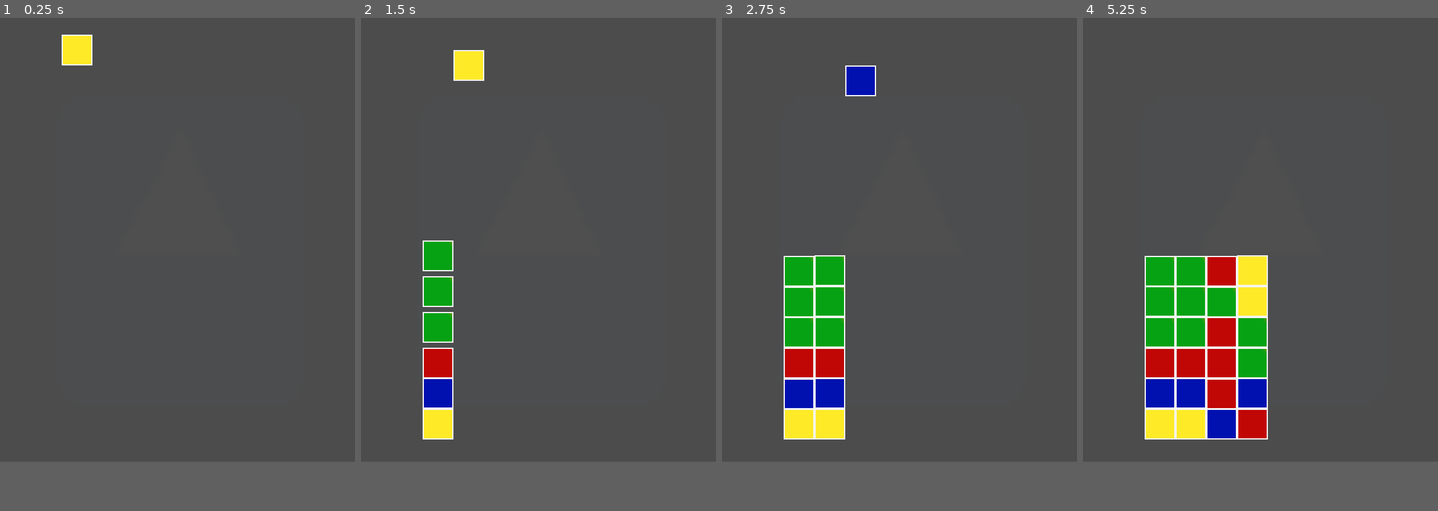
Above: before the commit, frames 1-4 (left to right).
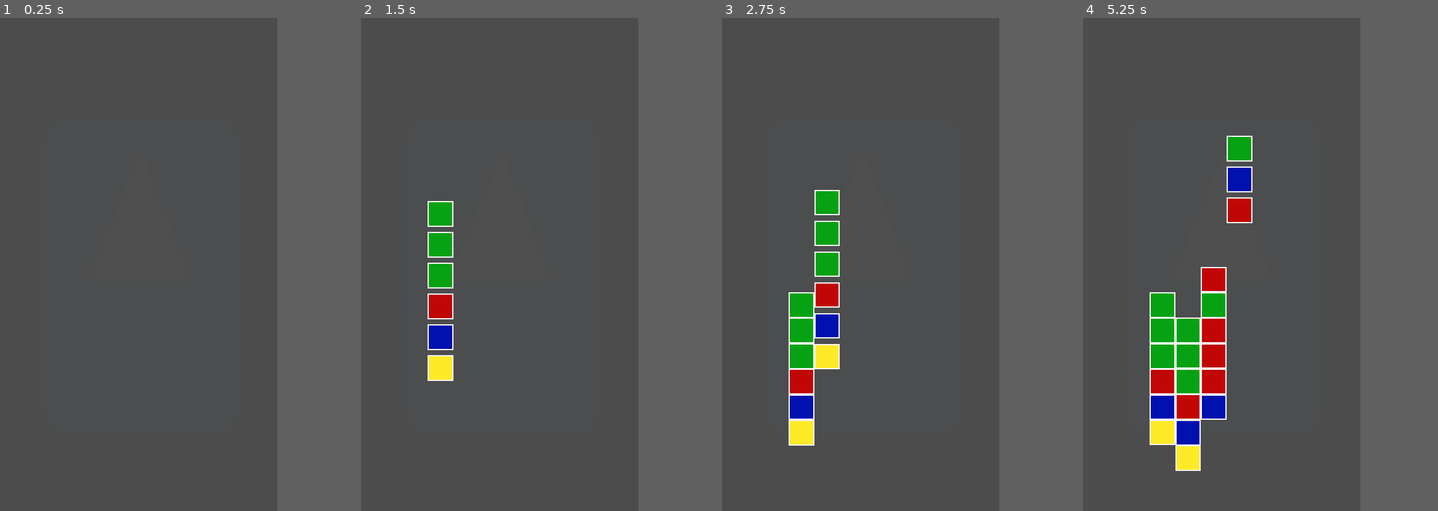
Above: after the commit, the same moments.

Repository: Floy-rep/FuckTheUSA
Game: Godot game, scene res://Scenes/Test_level.tscn
The game is run twice, just before and just after one commit, with the same random seed, the same clock (stepped at 60 frames per second) and the same inputs. The engine's default icon, where the game draws it, is replaced by a stand-in: a white triangle on a blue panel in a dark square.
Inputs:
- Up to frame 1 (0.25 s): no input
- Up to frame 2 (1.5 s): no input
- Up to frame 3 (2.75 s): no input
- Up to frame 4 (5.25 s): no input
In our replay, the window is 576x720 before the commit and 450x800 after it. These sizes can differ from the game's own. Grey fills any space a smaller window leaves; there, only what the larger window draws over its background counts as a difference.

The runs differ from the first frame. In frame 1, 0.5% of the frame differs, in the area x 17-27%, y 3-10%; in frame 2, 4.0%; in frame 3, 6.3%; in frame 4, 12%, in the area x 17-53%, y 23-92%.

Commit message:
Null block creating and colors

Diff:
--- a/Global.gd
+++ b/Global.gd
@@ -2,5 +2,6 @@
 
 var last_activated_pos = []
 var selected_blocks = []
+var selected_color = []
 
 var playing = false
--- a/Scenes/Block.gd
+++ b/Scenes/Block.gd
@@ -2,10 +2,11 @@
 
 
 var color = ""
+var nulled = false
 var selected = false
 var posit = Vector2()
 var velocity = Vector2()
-var speed_falling = 500
+var speed_falling = 550
 const Floor = Vector2(0, -1)
 
 # Called when the node enters the scene tree for the first time.
@@ -25,40 +26,49 @@
 
 
 func _on_Sprite_pressed():
-	if len(Global.last_activated_pos) > 0:
+	print(posit)
+	if nulled == false:
+		if len(Global.last_activated_pos) > 0:
 
-		### FIX MUTLI-TOUCH ###
+			### FIX MUTLI-TOUCH ###
 
-		if (abs(Global.last_activated_pos[0] - posit.x) == 1 and abs(Global.last_activated_pos[1] - posit.y) == 1)\
-		or (abs(Global.last_activated_pos[0] - posit.x) == 1 and abs(Global.last_activated_pos[1] - posit.y) == 0)\
-		or (abs(Global.last_activated_pos[0] - posit.x) == 0 and abs(Global.last_activated_pos[1] - posit.y) == 1)\
-		or (Global.last_activated_pos[0] == posit.x and Global.last_activated_pos[1] == posit.y):
+			if (abs(Global.last_activated_pos[0] - posit.x) == 1 and abs(Global.last_activated_pos[1] - posit.y) == 1)\
+			or (abs(Global.last_activated_pos[0] - posit.x) == 1 and abs(Global.last_activated_pos[1] - posit.y) == 0)\
+			or (abs(Global.last_activated_pos[0] - posit.x) == 0 and abs(Global.last_activated_pos[1] - posit.y) == 1)\
+			or (Global.last_activated_pos[0] == posit.x and Global.last_activated_pos[1] == posit.y):
 
-			if selected:
+				if selected:
 
-				### FIX SNAKE ###
+					### FIX SNAKE ###
 
-				if len(Global.selected_blocks) > 1:
-					if Global.selected_blocks[-2] == $".":
-						Global.selected_blocks[-1].get_node("Sprite").normal = load("res://Textures/Blocks/"+color+".png")
-						Global.selected_blocks[-1].selected = false
-						Global.selected_blocks.remove(len(Global.selected_blocks)-1)
+					if len(Global.selected_blocks) > 1:
+						if Global.selected_blocks[-2] == $".":
+							Global.selected_blocks[-1].get_node("Sprite").normal = load("res://Textures/Blocks/"+color+".png")
+							Global.selected_blocks[-1].selected = false
+							Global.selected_blocks.remove(len(Global.selected_blocks)-1)
+
+							Global.last_activated_pos[0] = posit.x
+							Global.last_activated_pos[1] = posit.y
+				else:
+
+					if Global.selected_color == color:
+						$Sprite.normal = load("res://Textures/Blocks/selected.png")
+						Global.selected_blocks.append($".")
+						selected = true
+
+						Global.last_activated_pos[0] = posit.x
+						Global.last_activated_pos[1] = posit.y
+				print("good")
 			else:
-				$Sprite.normal = load("res://Textures/Blocks/selected.png")
-				Global.selected_blocks.append($".")
-				selected = true
+				print("too far")
+		else:
+			print("first")
 
-			Global.last_activated_pos[0] = posit.x
-			Global.last_activated_pos[1] = posit.y
-			print("good")
-		else:
-			print("too far")
-	else:
-		print("first")
 
-		Global.selected_blocks.append($".")
-		selected = true
-		$Sprite.normal = load("res://Textures/Blocks/selected.png")
+			Global.selected_blocks.append($".")
+			selected = true
+			$Sprite.normal = load("res://Textures/Blocks/selected.png")
 
-		Global.last_activated_pos.append(posit.x)
-		Global.last_activated_pos.append(posit.y)
+			Global.last_activated_pos.append(posit.x)
+			Global.last_activated_pos.append(posit.y)
+			Global.selected_color = color
--- a/Scenes/Test_level.gd
+++ b/Scenes/Test_level.gd
@@ -1,55 +1,71 @@
 extends Node2D
 
 
-var spawn_matrix = [[0,0,0,0,0,0],[0,0,0,0,0,0],[0,0,0,0,0,0],[0,0,0,0,0,0]]
+var spawn_matrix = [[1,0,0,0,0,0,0],[0,0,0,0,0,0],[1,1,0,0,0,0,0,0],[1,1,0,0,0,0,0,0], [0,0,0,0,0,0], [1,0,0,0,0,0,0]]
+var matrix_ready = []
 
 func _ready():
 	_spawn_matrix(spawn_matrix)
 
+
+func _clear_matrix(matrix):
+	print(matrix)
+	var to_delete = 0
+	for i in range(len(matrix)):
+		matrix_ready.append([])
+		for j in range(len(matrix[i])):
+			if typeof(matrix[i][j]) != 2:
+				matrix_ready[i].append(matrix[i][j])
+
+
+	print(matrix_ready)
 
 func _spawn_matrix(matrix):
 	for i in range(len(spawn_matrix)):
 		for j in range(len(spawn_matrix[i])):
 			var scene = load("res://Scenes/Block.tscn")
 			var block = scene.instance()
-			randomize()
-			var color = randi()%4+1
-			if color == 1:
-				block.color = "blue"
-				block.get_node("Sprite").normal = load("res://Textures/Blocks/blue.png")
-			if color == 2:
-				block.color = "red"
-				block.get_node("Sprite").normal = load("res://Textures/Blocks/red.png")
-			if color == 3:
-				block.color = "yellow"
-				block.get_node("Sprite").normal = load("res://Textures/Blocks/yellow.png")
-			if color == 4:
-				block.color = "green"
-				block.get_node("Sprite").normal = load("res://Textures/Blocks/green.png")
+			if spawn_matrix[i][j] == 0:
+				randomize()
+				var color = randi()%4+1
+				if color == 1:
+					block.color = "blue"
+					block.get_node("Sprite").normal = load("res://Textures/Blocks/blue.png")
+				if color == 2:
+					block.color = "red"
+					block.get_node("Sprite").normal = load("res://Textures/Blocks/red.png")
+				if color == 3:
+					block.color = "yellow"
+					block.get_node("Sprite").normal = load("res://Textures/Blocks/yellow.png")
+				if color == 4:
+					block.color = "green"
+					block.get_node("Sprite").normal = load("res://Textures/Blocks/green.png")
 
+				block.position = Vector2(125 + i *50, j * 50)
+				block.posit = Vector2(i,j)
+				matrix[i][j] = block
 
-			block.position = Vector2(100 + i *50, j * 50)
-			block.posit = Vector2(i,j)
-			matrix[i][j] = block
+			elif matrix[i][j] == 1:
+				block.nulled = true
+				block.visible = false
 
-
+			block.position = Vector2(125 + i *50, j * 50)
 			$Wait.start()
 			yield($Wait, "timeout")
 			add_child(block)
 
-	print(matrix)
-	print(matrix[0][2].posit)
+	_clear_matrix(spawn_matrix)
 
-var s = [1,1,1]
-func _process(delta):
-	pass
-
+#func _process(delta):
+#	pass
 
 func _on_activated_session_released():
 	Global.last_activated_pos = []
 	Global.playing = false
-	for i in range(len(spawn_matrix)):
-		for j in range(len(spawn_matrix[i])):
-			spawn_matrix[i][j].get_node("Sprite").normal = load("res://Textures/Blocks/"+spawn_matrix[i][j].color+".png")
-			spawn_matrix[i][j].selected = false
-			Global.selected_blocks = []
+	for i in range(len(matrix_ready)):
+		for j in range(len(matrix_ready[i])):
+			matrix_ready[i][j].get_node("Sprite").normal = load("res://Textures/Blocks/"+matrix_ready[i][j].color+".png")
+			matrix_ready[i][j].selected = false
+#	print(Global.selected_blocks)
+#	print(matrix_ready)
+	Global.selected_blocks = []
--- a/Scenes/Test_level.tscn
+++ b/Scenes/Test_level.tscn
@@ -6,12 +6,13 @@
 [sub_resource type="RectangleShape2D" id=1]
 
 [node name="Test_level" type="Node2D"]
+position = Vector2( 4.75684, 0 )
 script = ExtResource( 1 )
 
 [node name="floor" type="StaticBody2D" parent="."]
 
 [node name="CollisionShape2D" type="CollisionShape2D" parent="floor"]
-position = Vector2( 289.697, 660.449 )
+position = Vector2( 259.731, 858.226 )
 scale = Vector2( 29.1264, 0.335065 )
 shape = SubResource( 1 )
 
@@ -20,8 +21,8 @@
 
 [node name="activated_session" type="TouchScreenButton" parent="."]
 modulate = Color( 1, 1, 1, 0.0156863 )
-position = Vector2( 0, -16.9706 )
-scale = Vector2( 9.03422, 11.7841 )
+position = Vector2( -12.7134, 10.8141 )
+scale = Vector2( 8.70605, 14.6687 )
 normal = ExtResource( 2 )
 [connection signal="pressed" from="activated_session" to="." method="_on_TouchScreenButton_pressed"]
 [connection signal="released" from="activated_session" to="." method="_on_activated_session_released"]
--- a/project.godot
+++ b/project.godot
@@ -25,8 +25,10 @@
 
 [display]
 
-window/size/width=576
-window/size/height=720
+window/size/width=540
+window/size/height=960
+window/size/test_width=432
+window/size/test_height=768
 window/handheld/orientation="portrait"
 window/stretch/mode="2d"
 
Not shown, changed: .mono/metadata/ide_messaging_meta.txt
Not shown, changed: export_presets.cfg
Not shown, added: Export/Fuck The Usa.apk
